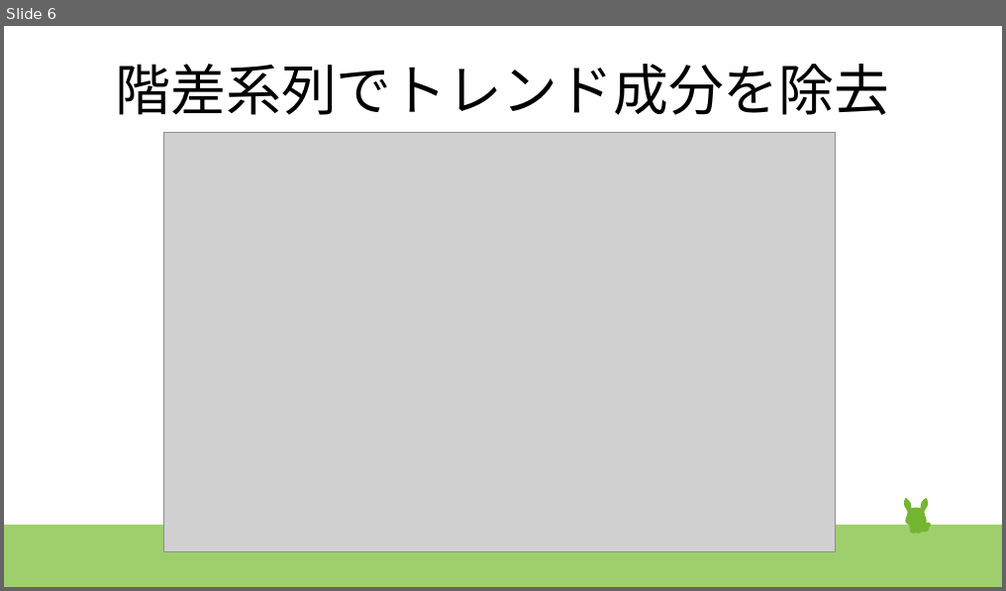
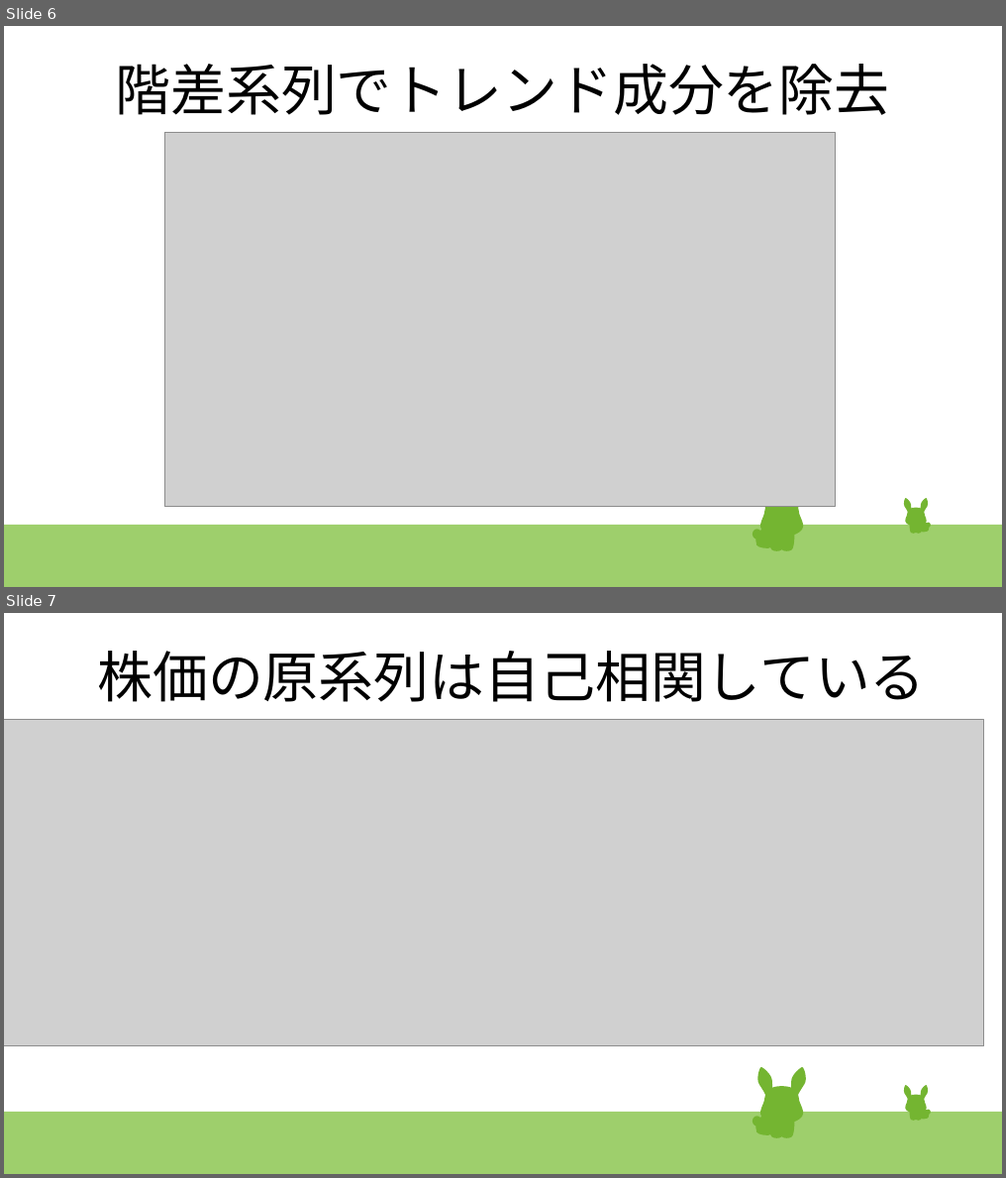
Before and after one commit to kawagashira/deepcraft, a slide deck: time_series/time_series.pptx. Shown one above the other, each under a label of ours: slide 6 before the commit, slides 6 and 7 after it. The pictures are 1006x591 and 1006x1178 pixels, drawn with LibreOffice and Linux fonts; fonts in the diff are those of the drawing; grey boxes stand for pictures. Boxes give left, top, right and bottom in pixels: in the first picture for what was removed or moved away, otherwise in the second. Text is boxed around its words. In the diff, an @@ line names an element or a change of style, - is before the commit and + after.

```diff
--- a/time_series/time_series.pptx
+++ b/time_series/time_series.pptx
@@ slide 7 added at (x1=4, y1=613, x2=1002, y2=1174), background #FFFFFF; not listed: 47 template elements that a slide beside it also shows @@
@@ title added at (x1=97, y1=651, x2=925, y2=702), 44 pt, text #000000 @@
+株価の原系列は自己相関している
@@ picture added at (x1=4, y1=720, x2=985, y2=1047) @@
@@ slide 6 changed as well @@
@@ picture resized from (x1=164, y1=133, x2=836, y2=552) to (x1=164, y1=133, x2=836, y2=507) @@
@@ group added at (x1=752, y1=480, x2=806, y2=551): 21 freeform shapes @@
@@ freeform shape at (x1=781, y1=527, x2=795, y2=552): outline redrawn @@
```
Also in this commit, not shown: 6 other slides changed, 2 other slides added, 2 other files.
